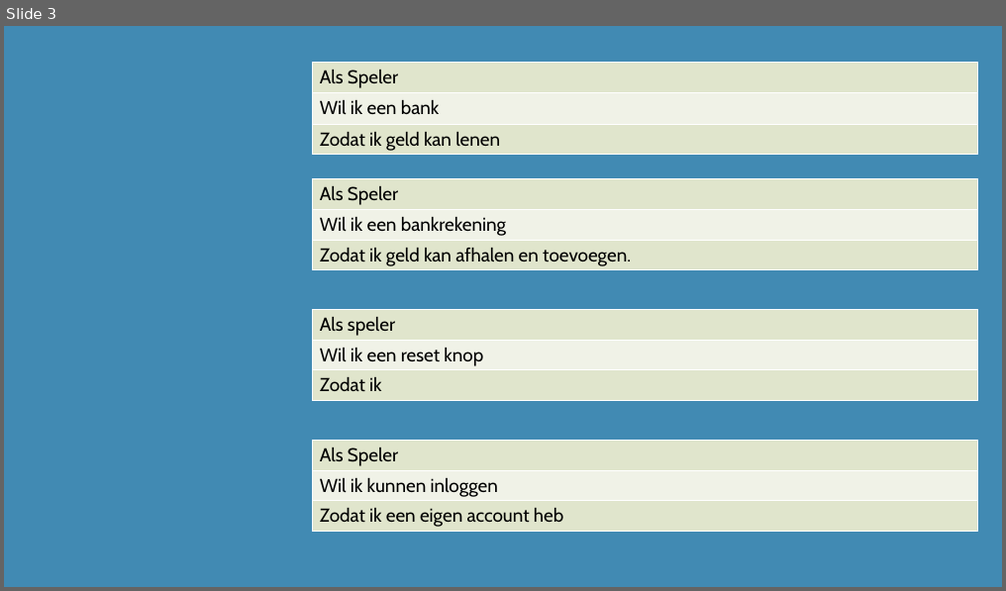
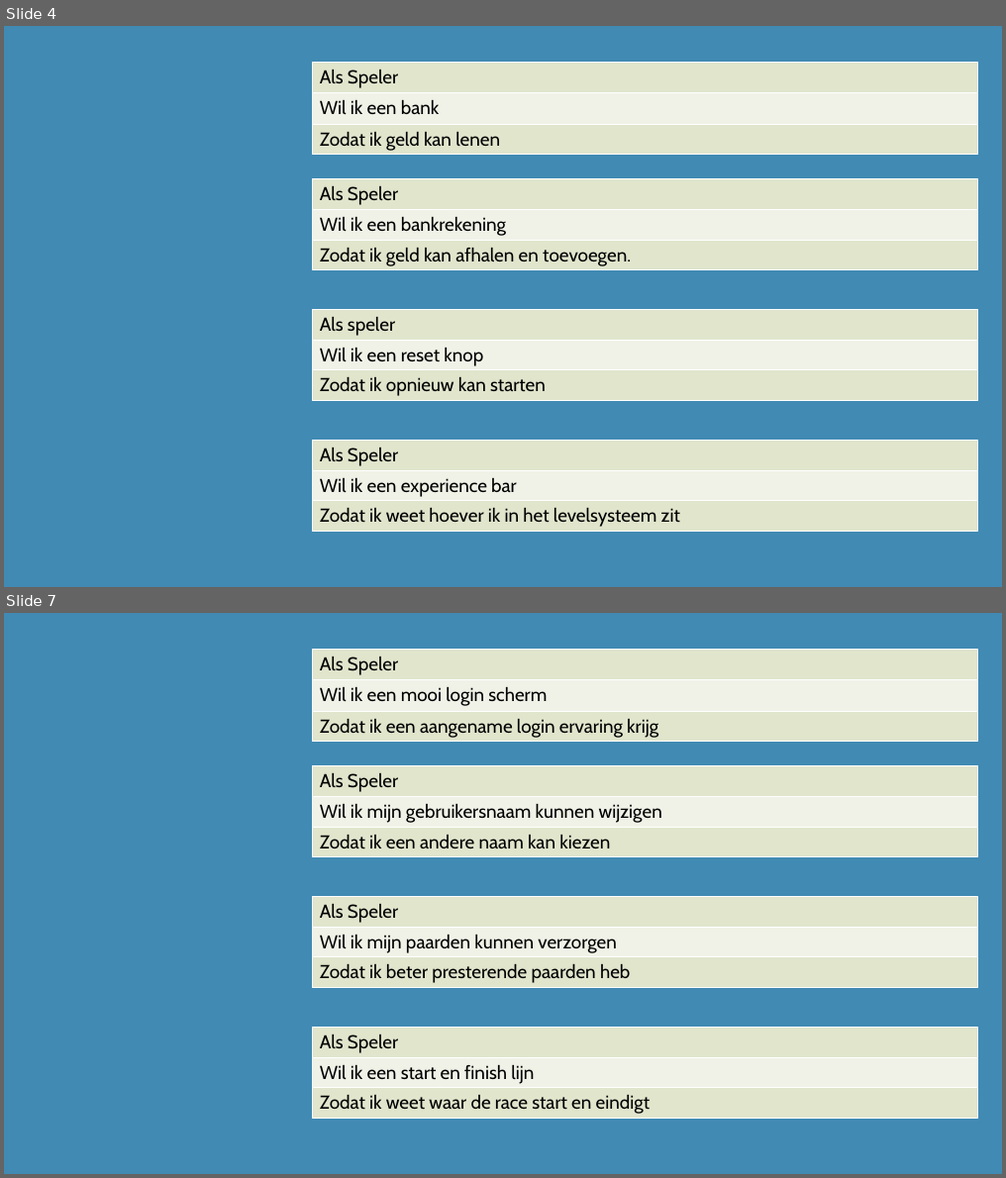
Before and after one commit to DiangeloHaaze/paardenrace, a slide deck: UserStories.pptx. Shown one above the other, each under a label of ours: slide 3 before the commit, slides 4 and 7 after it; the slides between them are not shown. The pictures are 1006x591 and 1006x1178 pixels, drawn with LibreOffice and Linux fonts; fonts in the diff are those of the drawing. Boxes give left, top, right and bottom in pixels: in the first picture for what was removed or moved away, otherwise in the second. Text is boxed around its words. In the diff, an @@ line names an element or a change of style, - is before the commit and + after.

```diff
--- a/UserStories.pptx
+++ b/UserStories.pptx
@@ slide 7 added at (x1=4, y1=613, x2=1002, y2=1174), background #418AB3 @@
@@ table added at (x1=313, y1=650, x2=978, y2=742), 3 rows, 1 columns @@
+Als Speler
+Wil ik een mooi login scherm
+Zodat ik een aangename login ervaring krijg
@@ table added at (x1=313, y1=766, x2=978, y2=858), 3 rows, 1 columns @@
+Als Speler
+Wil ik mijn gebruikersnaam kunnen wijzigen
+Zodat ik een andere naam kan kiezen
@@ table added at (x1=313, y1=897, x2=978, y2=988), 3 rows, 1 columns @@
+Als Speler
+Wil ik mijn paarden kunnen verzorgen
+Zodat ik beter presterende paarden heb
@@ table added at (x1=313, y1=1027, x2=978, y2=1118), 3 rows, 1 columns @@
+Als Speler
+Wil ik een start en finish lijn
+Zodat ik weet waar de race start en eindigt
@@ what was slide 3 is now slide 4 @@
@@ slide 4 changed as well @@
@@ table at (x1=313, y1=310, x2=978, y2=401) @@
-row 3, column 1: Zodat ik
+row 3, column 1: Zodat ik opnieuw kan starten
@@ table at (x1=313, y1=440, x2=978, y2=531) @@
-row 2, column 1: Wil ik kunnen inloggen
+row 2, column 1: Wil ik een experience bar
-row 3, column 1: Zodat ik een eigen account heb
+row 3, column 1: Zodat ik weet hoever ik in het levelsysteem zit
```
Also in this commit, not shown: 1 other slide changed, 27 other slides added.
